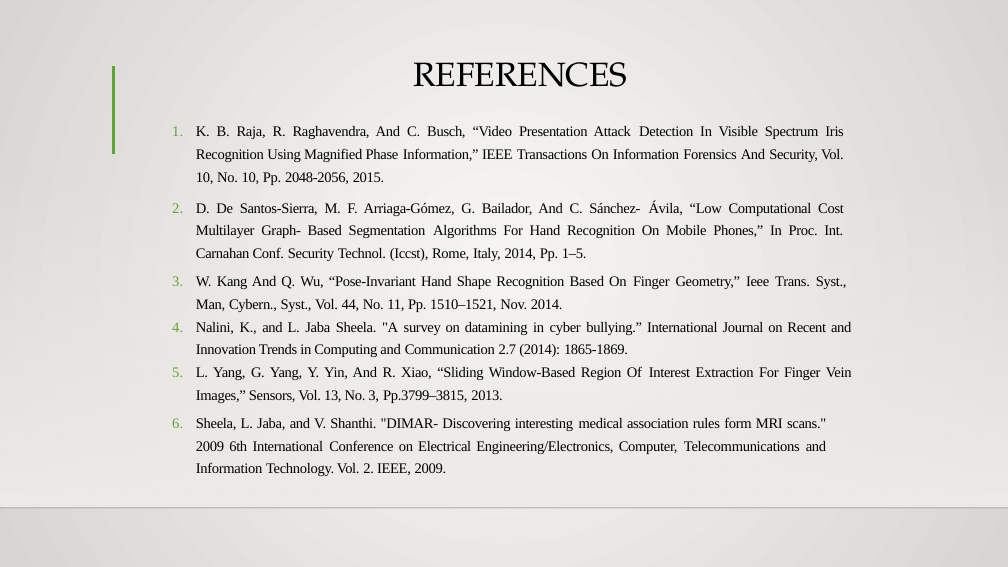
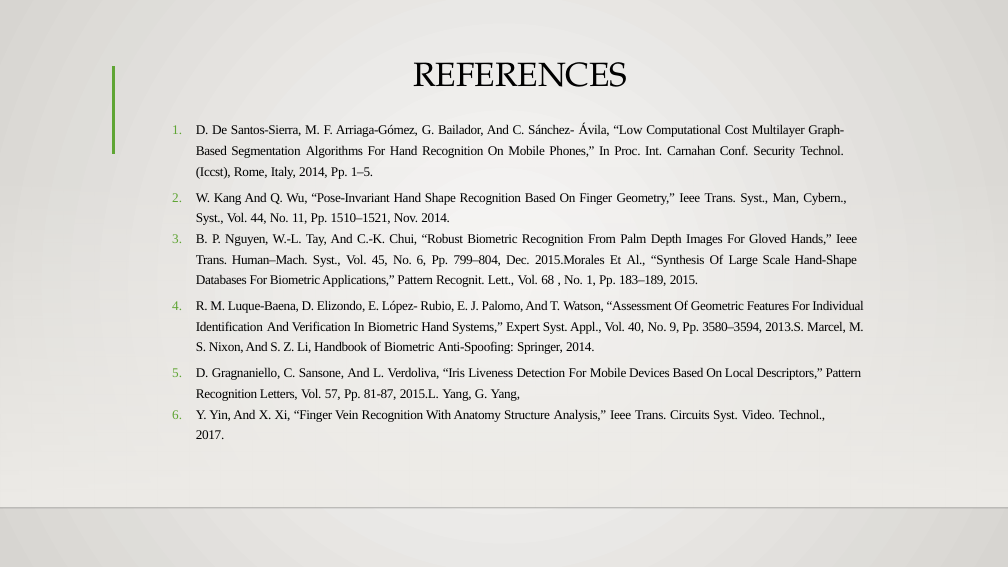
Before and after one commit to batch-B3/Biometric-Finger-Vein-Authentication-Using-Deep-Learning-Algorithm, a slide deck: slide 25 of Project Documents/Batch 3 PPT.pptx (slide 24 before the commit). Drawn at 1008x567 pixels with LibreOffice and Linux fonts; fonts in the diff are those of the drawing; background and template pictures are left out. Boxes give left, top, right and bottom in pixels: in the first picture for what was removed or moved away, otherwise in the second. Text is boxed around its words. In the diff, an @@ line names an element or a change of style, - is before the commit and + after.

Commit message:
PPT updated

```diff
--- a/Project Documents/Batch 3 PPT.pptx
+++ b/Project Documents/Batch 3 PPT.pptx
@@ text at bbox=[196, 126, 844, 185]: paragraph removed @@
-  1. K. B. Raja, R. Raghavendra, And C. Busch, “Video Presentation Attack Detection In Visible Spectrum Iris Recognition Using Magnified Phase Information,” IEEE Transactions On Information Forensics And Security, Vol. 10, No. 10, Pp. 2048-2056, 2015.
@@ text at bbox=[196, 124, 846, 225]: size 13.9 to 12.6 pt in "D. De Santos-Sierra, M. F. Arriaga-Gómez, G. ...", "W. Kang And Q. Wu, “Pose-Invariant Hand ..." @@
@@ text at bbox=[196, 233, 864, 439]: text changed; size 13.9 to 12.6 pt @@
-  4. Nalini, K., and L. Jaba Sheela. "A survey on datamining in cyber bullying.” International Journal on Recent and Innovation Trends in Computing and Communication 2.7 (2014): 1865-1869.
-  5. L. Yang, G. Yang, Y. Yin, And R. Xiao, “Sliding Window-Based Region Of Interest Extraction For Finger Vein Images,” Sensors, Vol. 13, No. 3, Pp.3799–3815, 2013.
-  6. Sheela, L. Jaba, and V. Shanthi. "DIMAR- Discovering interesting medical association rules form MRI scans." 2009 6th International Conference on Electrical Engineering/Electronics, Computer, Telecommunications and Information Technology. Vol. 2. IEEE, 2009.
+  3. B. P. Nguyen, W.-L. Tay, And C.-K. Chui, “Robust Biometric Recognition From Palm Depth Images For Gloved Hands,” Ieee Trans. Human–Mach. Syst., Vol. 45, No. 6, Pp. 799–804, Dec. 2015.Morales Et Al., “Synthesis Of Large Scale Hand-Shape Databases For Biometric Applications,” Pattern Recognit. Lett., Vol. 68 , No. 1, Pp. 183–189, 2015.
+  4. R. M. Luque-Baena, D. Elizondo, E. López- Rubio, E. J. Palomo, And T. Watson, “Assessment Of Geometric Features For Individual Identification And Verification In Biometric Hand Systems,” Expert Syst. Appl., Vol. 40, No. 9, Pp. 3580–3594, 2013.S. Marcel, M. S. Nixon, And S. Z. Li, Handbook of Biometric Anti-Spoofing: Springer, 2014.
+  5. D. Gragnaniello, C. Sansone, And L. Verdoliva, “Iris Liveness Detection For Mobile Devices Based On Local Descriptors,” Pattern Recognition Letters, Vol. 57, Pp. 81-87, 2015.L. Yang, G. Yang,
+  6. Y. Yin, And X. Xi, “Finger Vein Recognition With Anatomy Structure Analysis,” Ieee Trans. Circuits Syst. Video. Technol., 2017.
```
Also in this commit, not shown: 4 other slides changed, 2 slides added.
